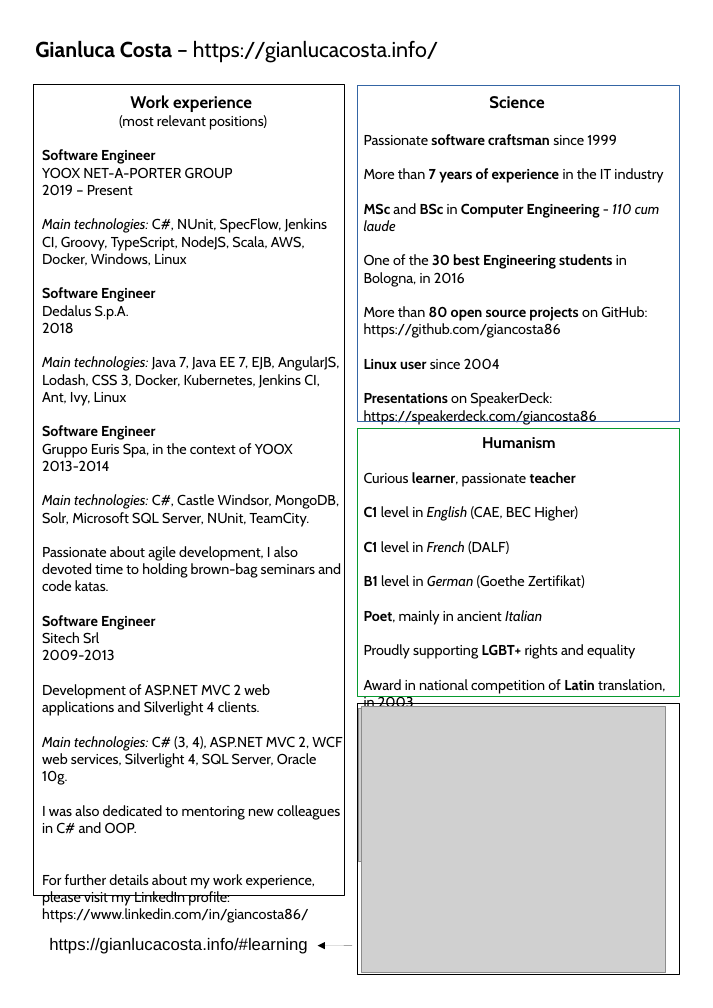
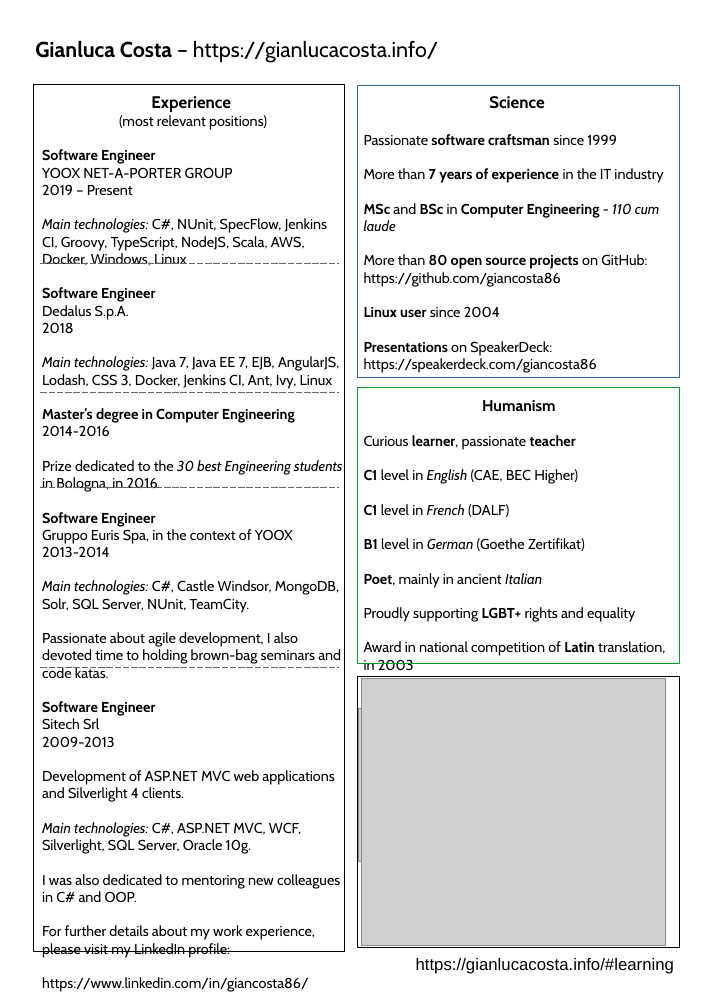
Before and after one commit to giancosta86/giancosta86.github.io, a slide deck: slide 1 of cv_costa_en.odp. Drawn at 713x1008 pixels with LibreOffice and Linux fonts; fonts in the diff are those of the drawing; grey boxes stand for pictures. Boxes give left, top, right and bottom in pixels: in the first picture for what was removed or moved away, otherwise in the second. Text is boxed around its words. In the diff, an @@ line names an element or a change of style, - is before the commit and + after.

```diff
--- a/cv_costa_en.odp
+++ b/cv_costa_en.odp
@@ rectangle: place and size @@
-rectangle at [34, 84, 344, 896]
+rectangle at [34, 84, 344, 952]
@@ rectangle: place and size @@
-rectangle at [357, 85, 679, 422]
+rectangle at [357, 85, 679, 378]
@@ text at [119, 96, 267, 130]: text changed @@
-Work experience
-(most relevant positions)
+Experience
+(most relevant positions)
@@ text at [364, 134, 663, 286]: text changed @@
-Passionate software craftsman since 1999
-More than 7 years of experience in the IT industry
-MSc and BSc in Computer Engineering - 110 cum laude
-One of the 30 best Engineering students in Bologna, in 2016
-More than 80 open source projects on GitHub: https://github.com/giancosta86
+Passionate software craftsman since 1999
+More than 7 years of experience in the IT industry
+MSc and BSc in Computer Engineering - 110 cum laude
+More than 80 open source projects on GitHub: https://github.com/giancosta86
@@ line added from (41, 264) to (338, 264), #666666 0 pt @@
@@ text at [42, 287, 342, 902]: text changed @@
-Software Engineer
-Dedalus S.p.A.
-2018
-Main technologies: Java 7, Java EE 7, EJB, AngularJS, Lodash, CSS 3, Docker, Kubernetes, Jenkins CI, Ant, Ivy, Linux
-Software Engineer
-Gruppo Euris Spa, in the context of YOOX
-2013-2014
-Main technologies: C#, Castle Windsor, MongoDB, Solr, Microsoft SQL Server, NUnit, TeamCity.
-Passionate about agile development, I also devoted time to holding brown-bag seminars and code katas.
-Software Engineer
-Sitech Srl
-2009-2013
-Development of ASP.NET MVC 2 web applications and Silverlight 4 clients.
-Main technologies: C# (3, 4), ASP.NET MVC 2, WCF web services, Silverlight 4, SQL Server, Oracle 10g.
-I was also dedicated to mentoring new colleagues in C# and OOP.
+Software Engineer
+Dedalus S.p.A.
+2018
+Main technologies: Java 7, Java EE 7, EJB, AngularJS, Lodash, CSS 3, Docker, Jenkins CI, Ant, Ivy, Linux
+Master’s degree in Computer Engineering
+2014-2016
+Prize dedicated to the 30 best Engineering students in Bologna, in 2016.
+Software Engineer
+Gruppo Euris Spa, in the context of YOOX
+2013-2014
+Main technologies: C#, Castle Windsor, MongoDB, Solr, SQL Server, NUnit, TeamCity.
+Passionate about agile development, I also devoted time to holding brown-bag seminars and code katas.
+Software Engineer
+Sitech Srl
+2009-2013
+Development of ASP.NET MVC web applications and Silverlight 4 clients.
+Main technologies: C#, ASP.NET MVC, WCF, Silverlight, SQL Server, Oracle 10g.
+I was also dedicated to mentoring new colleagues in C# and OOP.
@@ rectangle: place and size @@
-rectangle at [357, 428, 679, 696]
+rectangle at [357, 388, 679, 664]
@@ line added from (41, 393) to (338, 393), #666666 0 pt @@
@@ text "Humanism": place and size @@
-text "Humanism" at [364, 437, 665, 707]
+text "Humanism" at [364, 400, 665, 670]
@@ line added from (41, 488) to (338, 488), #666666 0 pt @@
@@ line added from (41, 667) to (338, 667), #666666 0 pt @@
@@ rectangle: place and size @@
-rectangle at [357, 704, 679, 974]
+rectangle at [357, 677, 679, 948]
@@ picture: place and size @@
-picture at [361, 706, 666, 973]
+picture at [361, 679, 666, 946]
@@ arrow removed from (352, 946) to (317, 946) @@
@@ text "https://gianlucacosta.info/#learning": place and size @@
-text "https://gianlucacosta.info/#learning" at [49, 938, 307, 954]
+text "https://gianlucacosta.info/#learning" at [416, 958, 674, 974]
```
Also in this commit, not shown: 1 other file.
